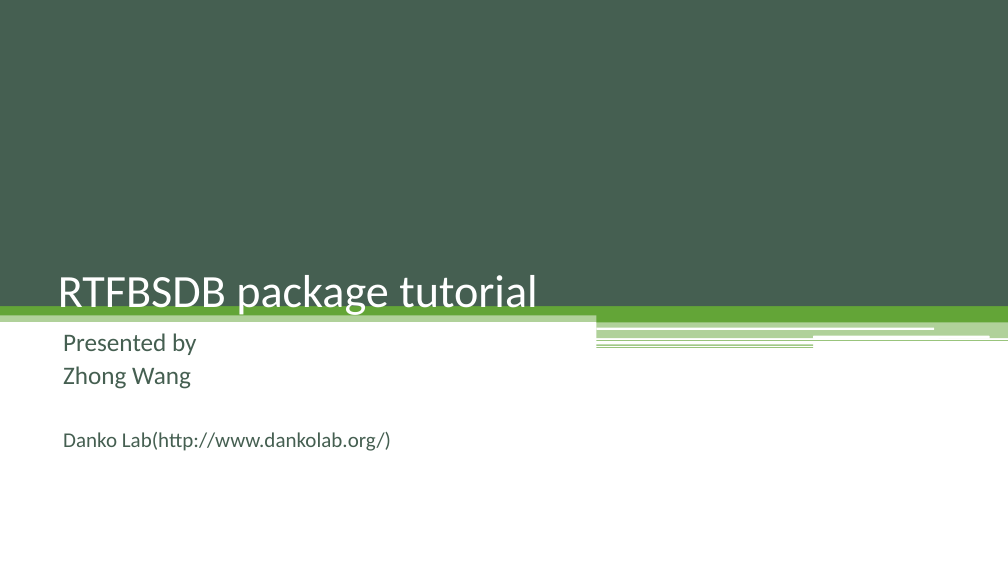
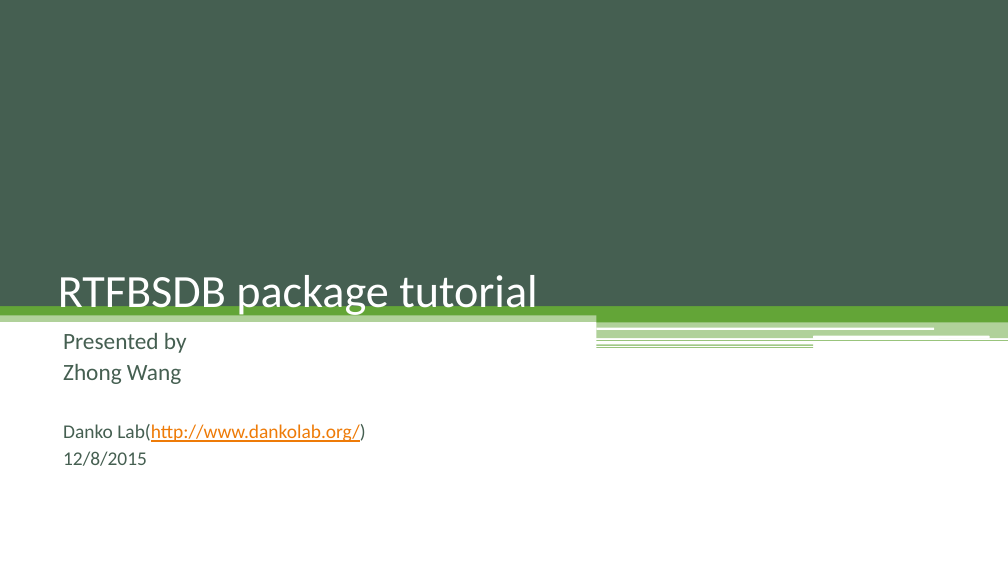
Before and after one commit to Danko-Lab/rtfbs_db, a slide deck: slide 1 of rtfbsdb-tutorial.pptx. Drawn at 1008x567 pixels with LibreOffice and Linux fonts; fonts in the diff are those of the drawing. Boxes give left, top, right and bottom in pixels: in the first picture for what was removed or moved away, otherwise in the second. Text is boxed around its words. In the diff, an @@ line names an element or a change of style, - is before the commit and + after.

Commit message:
revised tutorial on Dec 2015

```diff
--- a/rtfbsdb-tutorial.pptx
+++ b/rtfbsdb-tutorial.pptx
@@ subtitle at (x1=63, y1=333, x2=366, y2=442): size 24 to 22.2 pt in "Presented by", "Zhong Wang"; size 20 to 18.5 pt in "Danko Lab(http://www.dankolab.org/)"; text colour #455F51 to #EE7B08, underline on in "Lab(http://www.dankolab.org/)" @@
@@ subtitle at (x1=63, y1=451, x2=147, y2=466): paragraph added @@
+12/8/2015
```
Also in this commit, not shown: 10 other slides changed.
